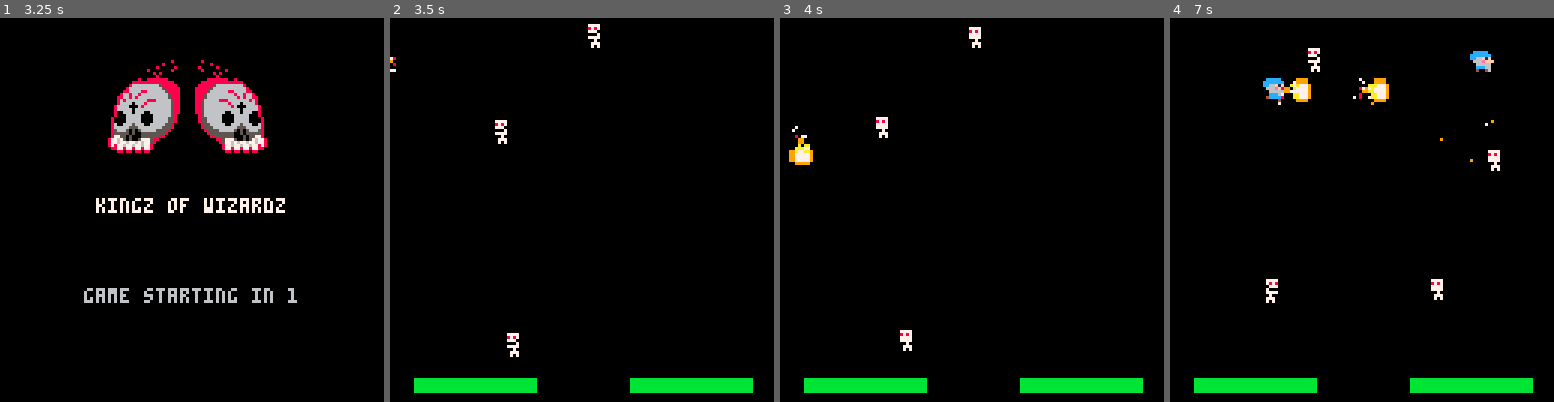
Above: before the commit, frames 1-4 (left to right).
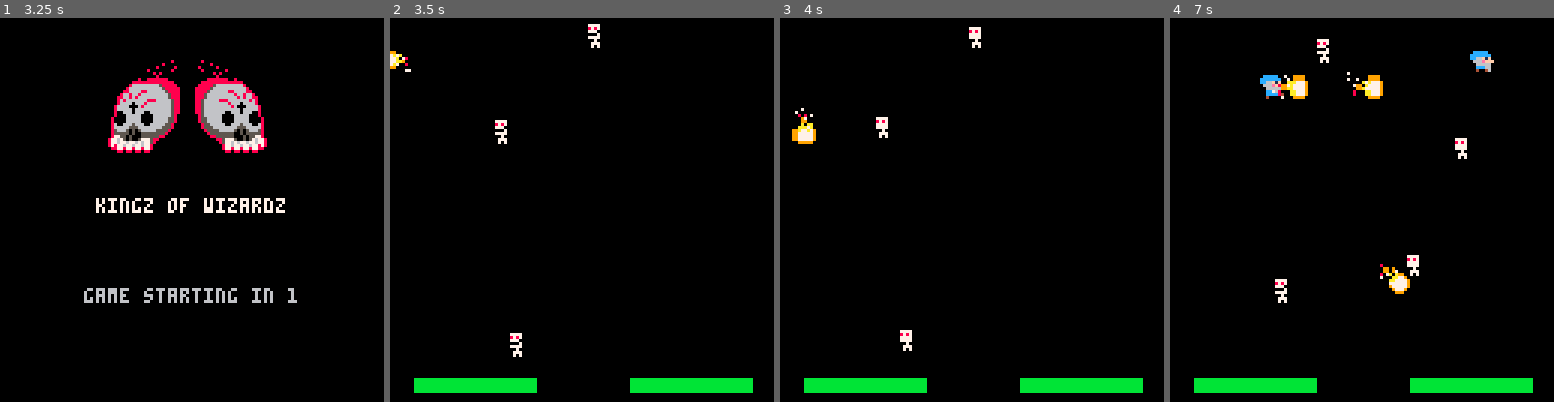
Above: after the commit, the same moments.

Repository: ravertass/wizardkingz
Game: PICO-8 cartridge wizardz.p8
Two runs of this game, one before a commit and one after it. Both use one fixed random seed, a clock stepped at 60 frames per second and the inputs below.
Inputs:
- Up to frame 1 (3.25 s): tap X (X key) at 0.33, 1.07, 1.85, 2.97 s; tap O (Z key) at 0.7, 1.7, 2.1, 2.5, 2.9 s; hold Right 1.6-2.1 s; hold Up 2.15-2.42 s; hold Right 2.47-3.03 s; hold Left from 3.08 s (still down)
- Up to frame 2 (3.5 s): keep holding Left; tap O (Z key) at 3.3 s
- Up to frame 3 (4 s): release Left at 3.58 s; hold Down 3.63-3.97 s; tap O (Z key) at 3.7 s
- Up to frame 4 (7 s): hold Right 4.02-4.68 s; tap X (X key) at 4.08, 5.2, 6.32 s; tap O (Z key) every 0.4 s from 4.1 to 6.9 s; hold Up 4.73-5.03 s; hold Left 5.08-5.68 s; hold Down 5.73-6.03 s; hold Right 6.08-6.58 s; hold Right from 6.63 s (still down)

Frame 1 is identical in both runs. In frame 2, 0.3% of the frame differs, in the area x 0-35%, y 8-89%; in frame 3, 0.6%; in frame 4, 2.2%, in the area x 23-86%, y 5-75%.

Commit message:
Acceleration based movement

Diff:
--- a/wizardz.p8
+++ b/wizardz.p8
@@ -3,6 +3,14 @@
 __lua__
 -- kingz of wizardz
 -- a spooky game jam game
+
+function sign(num)
+  if num == 0 then
+    return 0
+  else
+    return sgn(num)
+  end
+end
 
 ---- diagnostics ----
 
@@ -69,6 +77,9 @@
 pl1_idle = {011, 012}
 pl1_idle_up = {027, 028}
 pl1_idle_side = {043, 044}
+
+pl_acc = 0.3
+pl_max_vel_squared = 1
 
 anim_count = 0
 c_max_health = 100
@@ -99,6 +110,11 @@
     spr = 011,
     spr_ix = 1,
     no = 0,
+    friction = 0.2,
+    acc = {
+      x = 0,
+      y = 0
+    },
     vel = {
       x = 0,
       y = 0
@@ -123,6 +139,11 @@
     spr = 011,
     spr_ix = 1,
     no = 1,
+    friction = 0.1,
+    acc = {
+      x = 0,
+      y = 0
+    },
     vel = {
       x = 0,
       y = 0
@@ -229,27 +250,22 @@
 
 function update_player(pl)
   if btn(0, pl.no) then
-    pl.vel.x = -1
+    pl.acc.x = -pl_acc
   elseif btn(1, pl.no) then
-    pl.vel.x = 1
-  else
-    pl.vel.x = 0
-  end
-  pl.x = pl.x + pl.vel.x
+    pl.acc.x = pl_acc
+  else
+    pl.acc.x = 0
+  end
 
   if btn(2, pl.no) then
-    pl.vel.y = -1
+    pl.acc.y = -pl_acc
   elseif btn(3, pl.no) then
-    pl.vel.y = 1
-  else
-    pl.vel.y = 0
-  end
-  pl.y = pl.y + pl.vel.y
-
-  if pl.vel.x != 0 or pl.vel.y != 0 then
-    pl.dir.x = pl.vel.x
-    pl.dir.y = pl.vel.y
-  end
+    pl.acc.y = pl_acc
+  else
+    pl.acc.y = 0
+  end
+
+  update_player_pos(pl)
 
   if btn(4, pl.no) then
     if not pl.did_shoot then
@@ -266,6 +282,37 @@
 
 function update_invincibility(pl)
   pl.invincibility_counter = max(0, pl.invincibility_counter - 1)
+end
+
+function update_player_pos(pl)
+  friction_x = sign(pl.vel.x) * pl.friction
+  friction_y = sign(pl.vel.y) * pl.friction
+  if sign(pl.vel.x) != sign(pl.vel.x - friction_x) then
+    pl.vel.x = 0
+  else
+    pl.vel.x -= friction_x
+  end
+  if sign(pl.vel.y) != sign(pl.vel.y - friction_y) then
+    pl.vel.y = 0
+  else
+    pl.vel.y -= friction_y
+  end
+  pl.vel.x += pl.acc.x
+  pl.vel.y += pl.acc.y
+
+  if pl.vel.x * pl.vel.x + pl.vel.y * pl.vel.y > pl_max_vel_squared then
+    a = atan2(pl.vel.x, pl.vel.y)
+    pl.vel.x = cos(a)
+    pl.vel.y = sin(a)
+  end
+
+  pl.x = pl.x + pl.vel.x
+  pl.y = pl.y + pl.vel.y
+
+  if pl.vel.x != 0 or pl.vel.y != 0 then
+    pl.dir.x = sign(pl.vel.x)
+    pl.dir.y = sign(pl.vel.y)
+  end
 end
 
 function player_collisions(pl)
@@ -649,14 +696,8 @@
   alpha_0 = atan2(-e.vel.x, -e.vel.y)
   alpha = alpha_0 + rnd(0.15) - 0.075
 
-  proj_front_x = 4
-  if e.vel.x != 0 then
-    proj_front_x += 4 * sgn(e.vel.x)
-  end
-  proj_front_y = 4
-  if e.vel.y != 0 then
-    proj_front_y += 4 * sgn(e.vel.y)
-  end
+  proj_front_x = 4 + 4 * sign(e.vel.x)
+  proj_front_y = 4 + 4 * sign(e.vel.y)
 
   x_offs = cos(alpha)
   y_offs = sin(alpha)
